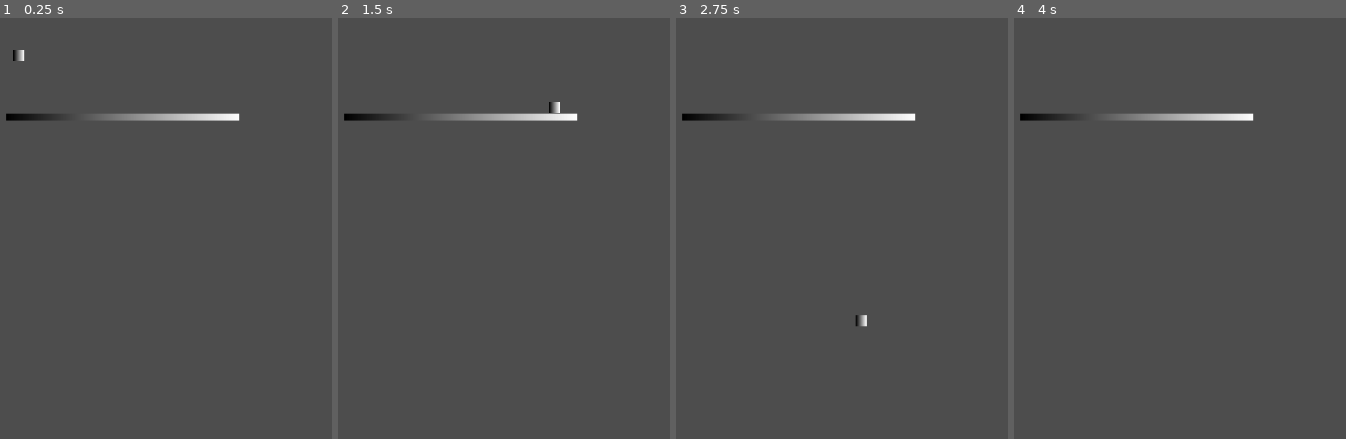
Above: before the commit, frames 1-4 (left to right).
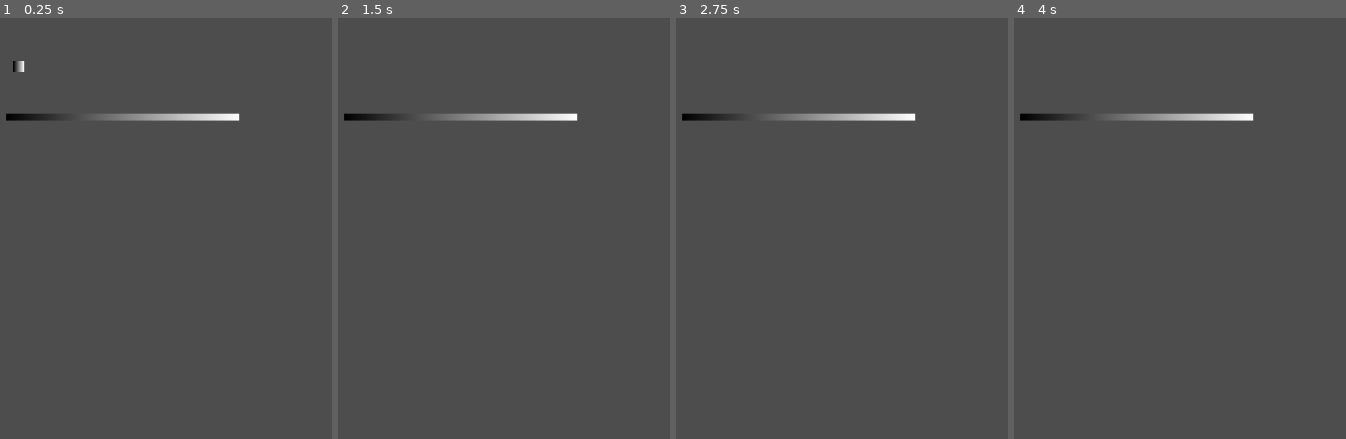
Above: after the commit, the same moments.

Repository: ajogerio/monkey-game
Game: Godot game, scene res://Scenes/player_scene.tscn
Two runs of this game, one before a commit and one after it. Both use one fixed random seed, a clock stepped at 60 frames per second and the inputs below. Before the commit the project has no main scene; this scene is started directly in both runs.
Inputs:
- Up to frame 1 (0.25 s): no input
- Up to frame 2 (1.5 s): tap Enter at 0.5 s; hold D (move_right) from 0.53 s (still down); tap W (jump, bound only after the commit) at 0.6, 0.77, 1.07, 1.35 s
- Up to frame 3 (2.75 s): tap W (jump, bound only after the commit) at 1.52, 1.82, 2.1 s; release D (move_right) at 2.03 s; hold A (move_left) from 2.03 s (still down)
- Up to frame 4 (4 s): tap Space at 2.75 s; release A (move_left) at 2.78 s; hold D (move_right) from 2.78 s (still down); tap W (jump, bound only after the commit) at 2.85, 3.02, 3.32, 3.6, 3.77 s; tap Enter at 3.5 s

The runs differ from the first frame. In frame 1, 0.2% of the frame differs, in the area x 3-8%, y 7-13%; in frame 2, less than 0.1%; in frame 3, less than 0.1%; in frame 4, nothing differs.

Commit message:
feat: add jump on key press

Diff:
--- a/Scripts/player.gd
+++ b/Scripts/player.gd
@@ -1,7 +1,8 @@
 extends CharacterBody2D
 
 const HORIZONTAL_SPEED = 300
-const GRAVITY_SPEED = 500
+const GRAVITY_SPEED = 1000
+const JUMP_SPEED = 300
 
 func _physics_process(delta: float) -> void:
 	# horizontal movement:
@@ -17,4 +18,8 @@
 	if not is_on_floor():
 		velocity.y += GRAVITY_SPEED * delta
 
+	# jumping:
+	if Input.is_action_just_pressed("jump"):
+		velocity.y = -JUMP_SPEED # negative value so that it goes upwards (+y is up and -y is down)
+
 	move_and_slide()
--- a/project.godot
+++ b/project.godot
@@ -11,6 +11,7 @@
 [application]
 
 config/name="Monkey Platformer"
+run/main_scene="res://Scenes/player_scene.tscn"
 config/features=PackedStringArray("4.3", "Forward Plus")
 config/icon="res://icon.svg"
 
@@ -28,3 +29,9 @@
 , Object(InputEventKey,"resource_local_to_scene":false,"resource_name":"","device":-1,"window_id":0,"alt_pressed":false …(186 unchanged characters)…
 ]
 }
+jump={
+"deadzone": 0.5,
+"events": [Object(InputEventKey,"resource_local_to_scene":false,"resource_name":"","device":-1,"window_id":0,"alt_pressed":false,"shift_pressed":false,"ctrl_pressed":false,"meta_pressed":false,"pressed":false,"keycode":0,"physical_keycode":87,"key_label":0,"unicode":119,"location":0,"echo":false,"script":null)
+, Object(InputEventKey,"resource_local_to_scene":false,"resource_name":"","device":-1,"window_id":0,"alt_pressed":false,"shift_pressed":false,"ctrl_pressed":false,"meta_pressed":false,"pressed":false,"keycode":0,"physical_keycode":4194320,"key_label":0,"unicode":0,"location":0,"echo":false,"script":null)
+]
+}
